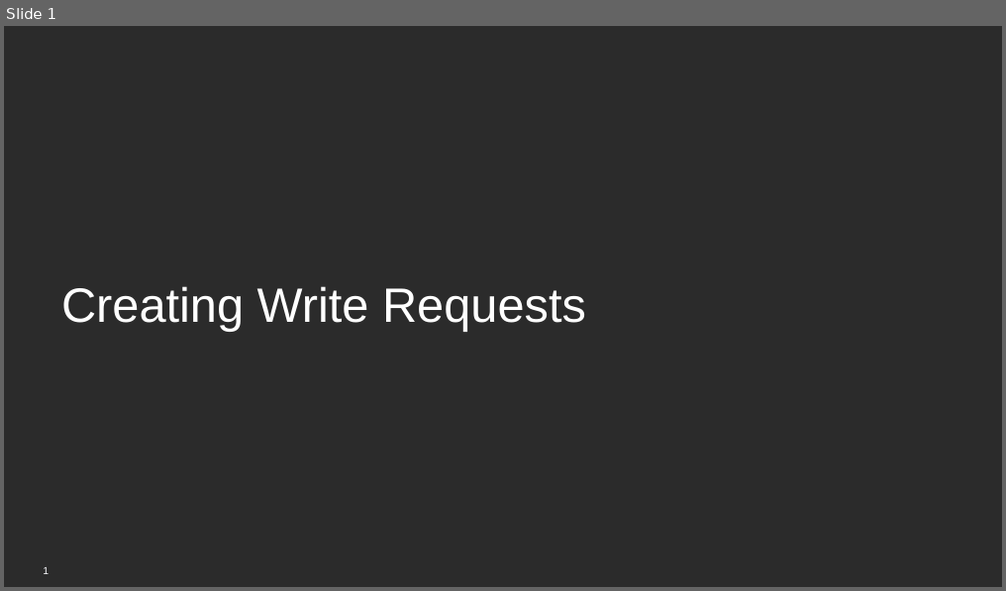
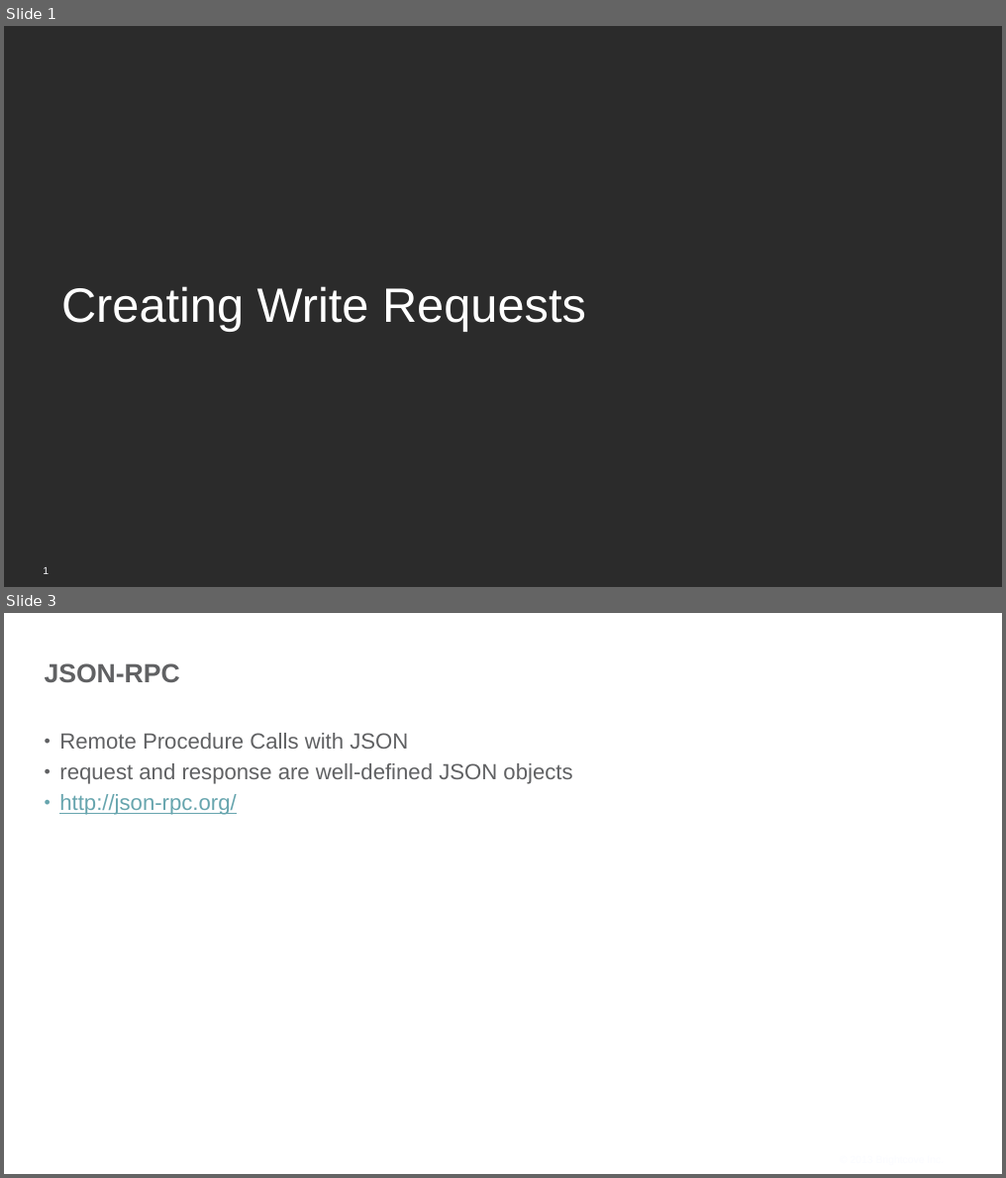
Before and after one commit to BrightcoveLearning/VideoCloudMediaAPI, a slide deck: VideoSessionsMaterials/creating-write-requests.pptx. Shown one above the other, each under a label of ours: slide 1 before the commit, slides 1 and 3 after it; the slides between them are not shown. The pictures are 1006x591 and 1006x1178 pixels, drawn with LibreOffice and Linux fonts; fonts in the diff are those of the drawing; background and template pictures are left out; a plain dark background stands for a picture behind light text. Boxes give left, top, right and bottom in pixels: in the first picture for what was removed or moved away, otherwise in the second. Text is boxed around its words. In the diff, an @@ line names an element or a change of style, - is before the commit and + after.

```diff
--- a/VideoSessionsMaterials/creating-write-requests.pptx
+++ b/VideoSessionsMaterials/creating-write-requests.pptx
@@ slide 3 added at [4, 613, 1002, 1174], background picture (left out) @@
@@ title added at [45, 663, 180, 682], 36 pt, text #606163, bold @@
+JSON-RPC
@@ text added at [59, 733, 572, 815], 30 pt, text #606163 @@
+• Remote Procedure Calls with JSON
+• request and response are well-defined JSON objects
+• http://json-rpc.org/
@@ text added at [835, 1152, 949, 1169], 14 pt, text #FBFCFF @@
+© 2013 Brightcove Inc.
```
Also in this commit, not shown: 6 other slides added, 16 other files.
